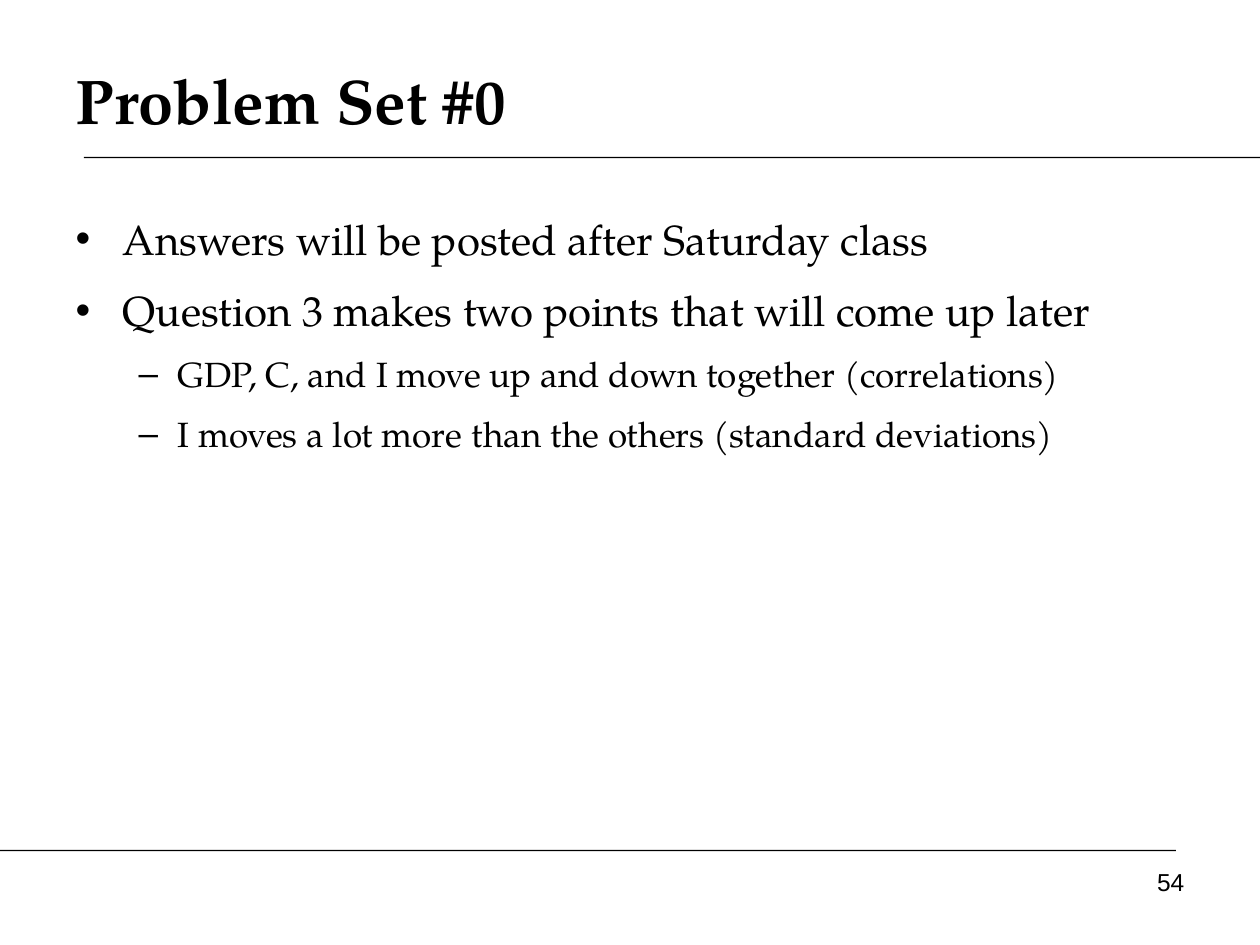
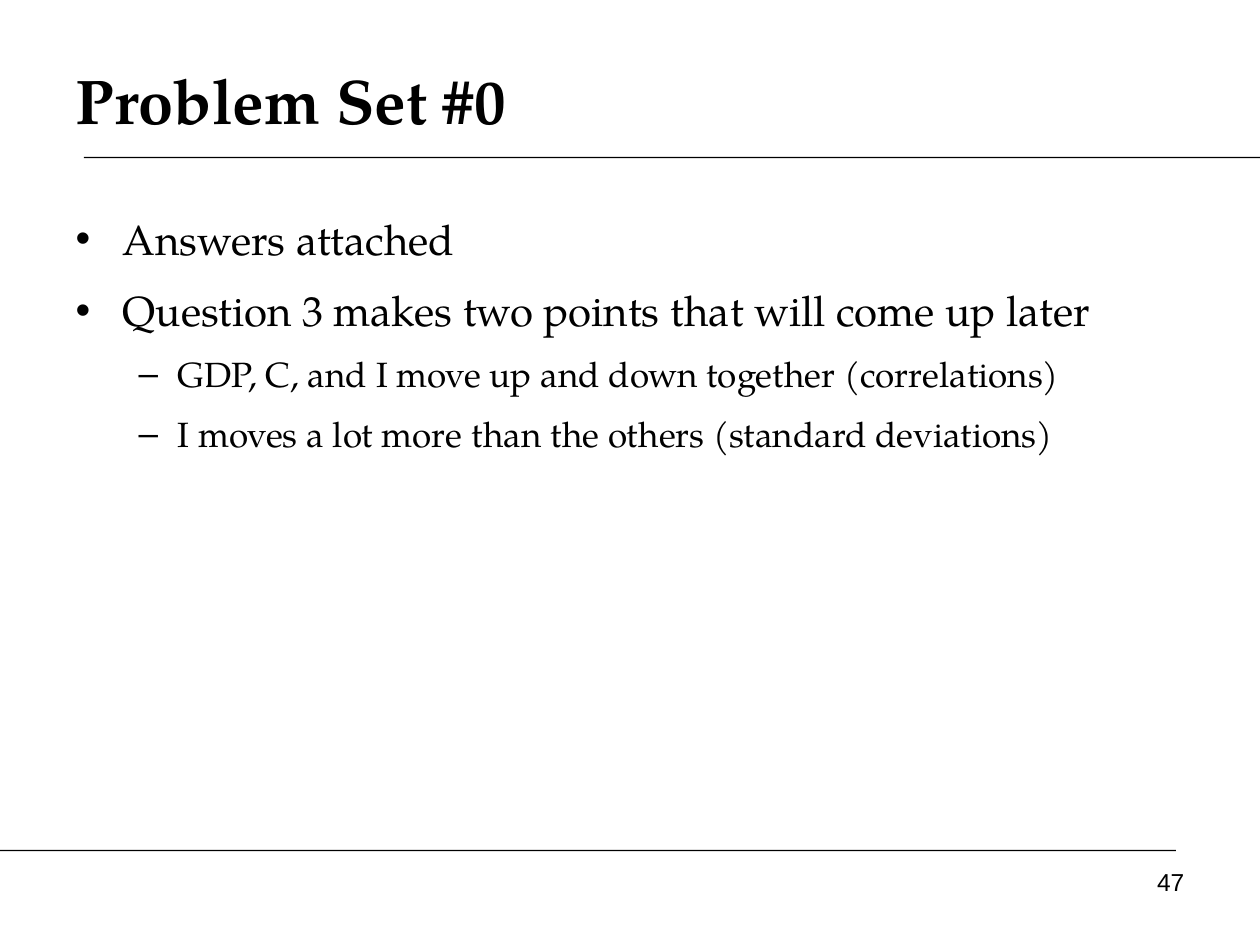
Before and after one commit to DaveBackus/Global_Economy, a slide deck: slide 47 of Slides/slides_growth1_f14.pptx (slide 54 before the commit). Drawn at 1260x945 pixels with LibreOffice and Linux fonts; fonts in the diff are those of the drawing. Boxes give left, top, right and bottom in pixels: in the first picture for what was removed or moved away, otherwise in the second. Text is boxed around its words. In the diff, an @@ line names an element or a change of style, - is before the commit and + after.

```diff
--- a/Slides/slides_growth1_f14.pptx
+++ b/Slides/slides_growth1_f14.pptx
@@ text at (x1=123, y1=224, x2=454, y2=256): text changed @@
-• Answers will be posted after Saturday class
+• Answers attached
@@ page number at (x1=1157, y1=874, x2=1184, y2=891): text changed @@
-54
+47
```
Also in this commit, not shown: 8 other slides changed, 2 slides added, 13 slides removed, 8 other files.
